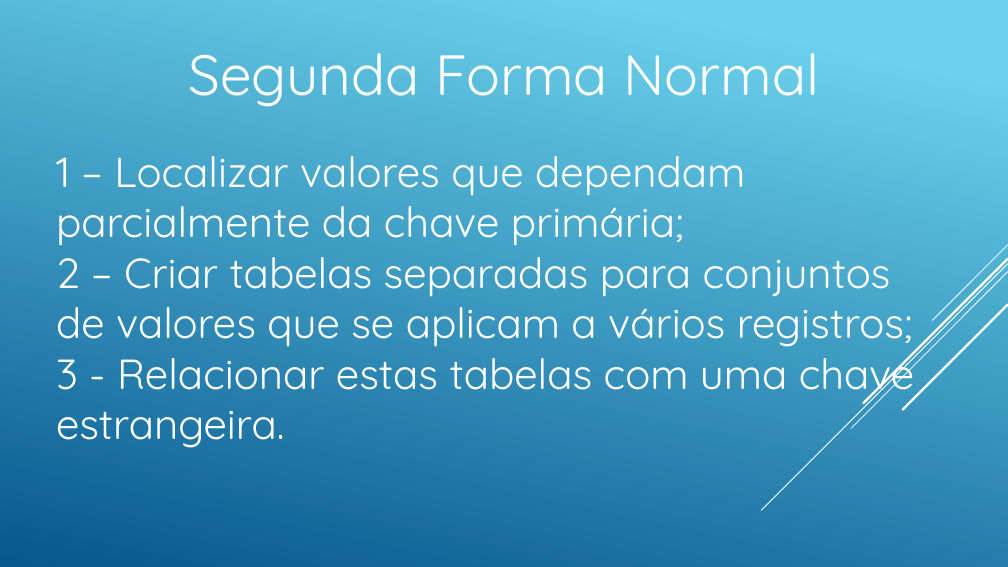
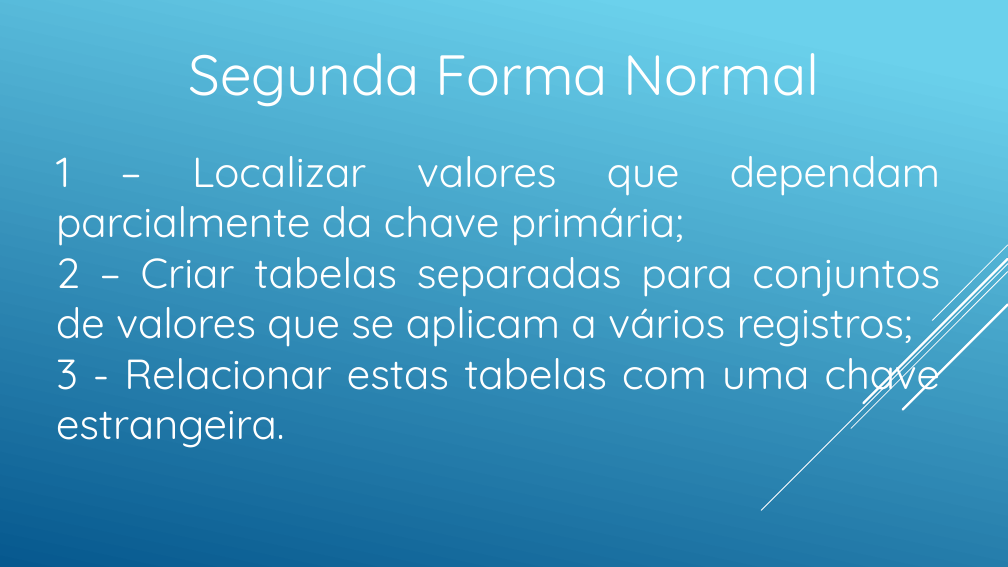
Before and after one commit to andreneves/BDIII, a slide deck: slide 13 of BDIIIA10.pptx. Drawn at 1008x567 pixels with LibreOffice and Linux fonts; fonts in the diff are those of the drawing. Boxes give left, top, right and bottom in pixels: in the first picture for what was removed or moved away, otherwise in the second. Text is boxed around its words. In the diff, an @@ line names an element or a change of style, - is before the commit and + after.

```diff
--- a/BDIIIA10.pptx
+++ b/BDIIIA10.pptx
@@ text "1 – Localizar valores que ..." at <box>56,156,940,448</box>: alignment left to justified @@
```
Also in this commit, not shown: 5 other slides changed.
